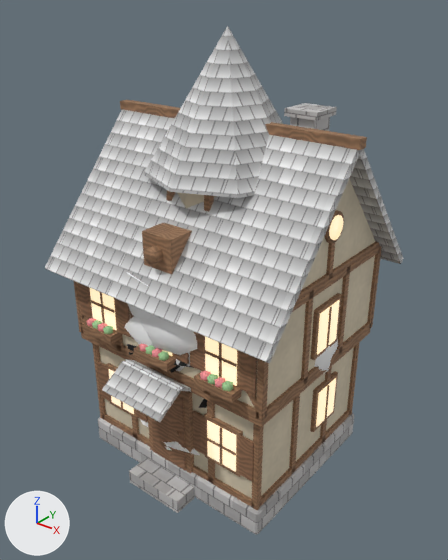
The glTF model game/assets/props_genshin.glb: old version first, new version second.
The view is the same before and after, from a 50 mm camera at (8.34, -10.54, 11.24) aimed at (0.04, -0.16, 4.81). Arrows for +X, +Y and +Z are at lower left; the lights stay in place. The picture after the commit comes second.

Names of what the first picture shows: 'House', 'TreeRound', 'WindmillBase' and 2 more.
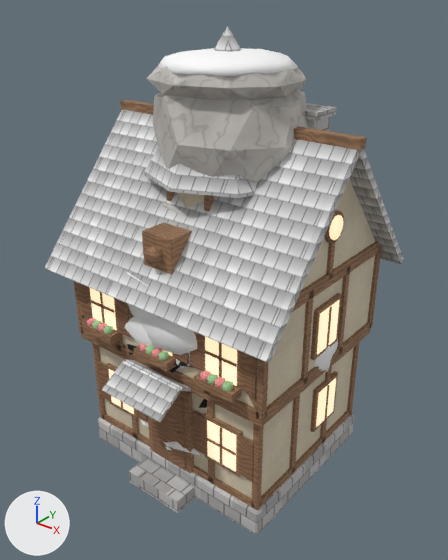
What changed in the scene script:
```text
Add me_spire:
    me_spire.from_pydata(...)  # 252 vertices, 480 faces; spans x -2.57..2.3, y -2.24..2.59, z -0.96..9.96
    # faces by material slot: [400, 80]
    me_spire.materials.append(mat_tint_rock)
    me_spire.materials.append(mat_tint_moss)
Add ob_spire:
    ob_spire = bpy.data.objects.new('Spire', me_spire)
    ob_spire.location = (0.0, 0.0, 0.0)
```

Location of each change, [x1, y1, x2, y2] in pixels of the pictures (448 x 560 px):
'Spire', added
    after: [146, 48, 310, 217]
    faces in mat_tint_rock: [146, 66, 310, 217]
    faces in mat_tint_moss: [158, 48, 298, 76]
'WindmillBase', unchanged, covered by the edit
    before: [142, 26, 283, 275]
    after: [142, 26, 257, 275]
